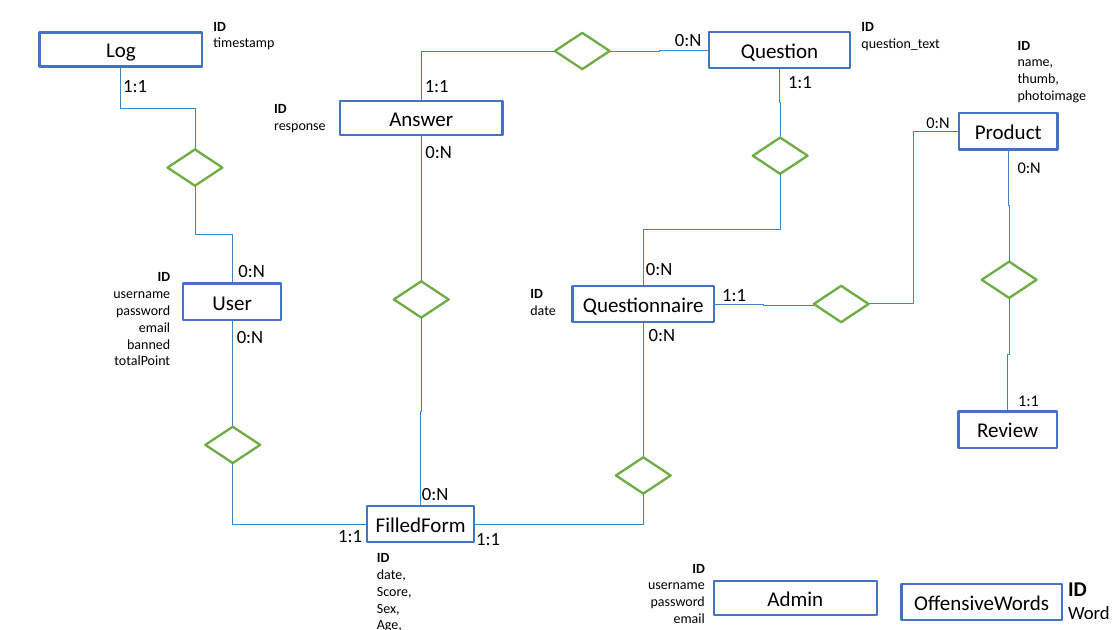
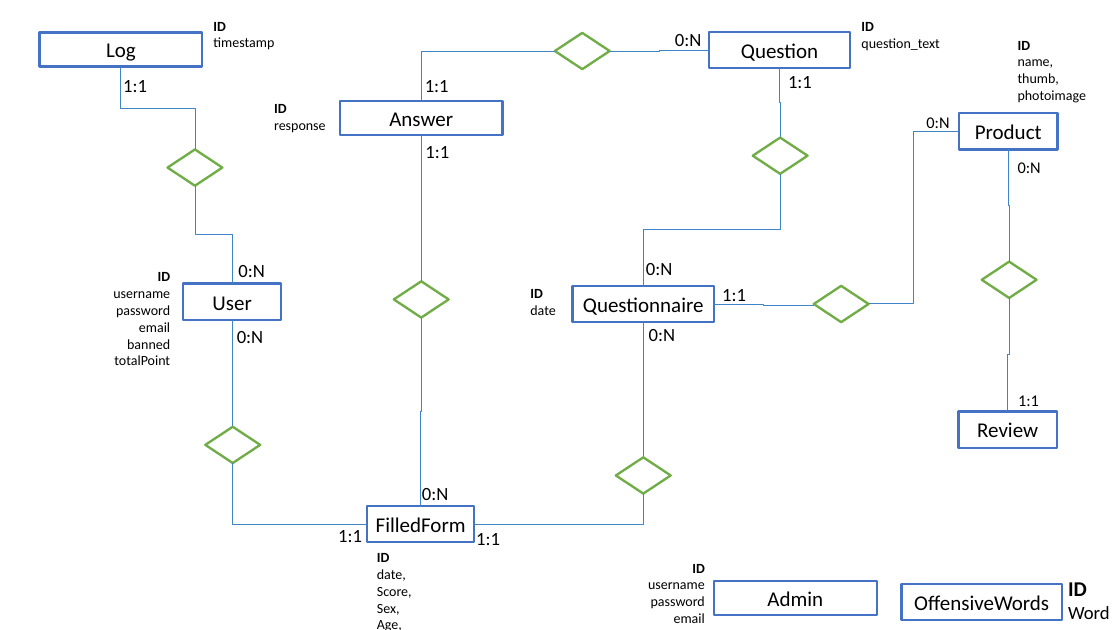
Before and after one commit to LudovicoRighi/EasyReview, a slide deck: slide 4 of PROJECT.pptx. Drawn at 1120x630 pixels with LibreOffice and Linux fonts; fonts in the diff are those of the drawing. Boxes give left, top, right and bottom in pixels: in the first picture for what was removed or moved away, otherwise in the second. Text is boxed around its words. In the diff, an @@ line names an element or a change of style, - is before the commit and + after.

```diff
--- a/PROJECT.pptx
+++ b/PROJECT.pptx
@@ text at box(425, 146, 449, 158): text changed @@
-0:N
+1:1
```
Also in this commit, not shown: 12 other files.
